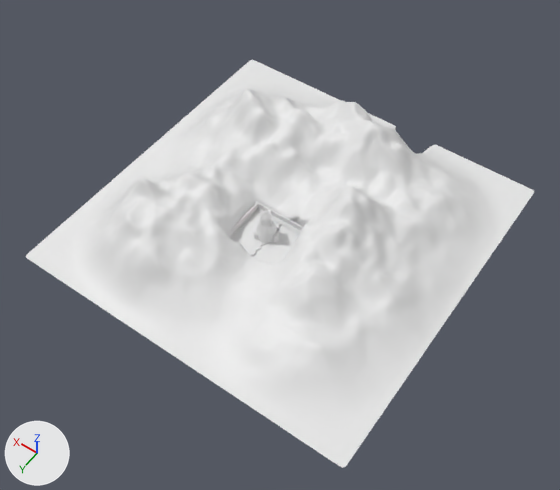
Renders of the Blender file 03-Scenes/mm-mountain_szene.blend from each side of a commit.
Camera for both pictures: a camera (50 mm lens) standing at (-2.41, 3.11, 5.06) and looking at (-0.36, 0.25, 0.55). Lighting does not change. The marker at lower left points along +X, +Y and +Z. Materials are left out; every surface is plain grey.

Script lines for the objects in view, before the commit:
```python
me_landscape = bpy.data.meshes.new('Landscape')
me_landscape.from_pydata(...)  # 4207 vertices, 4059 faces; spans x -1.5..1.5, y -1.5..1.5, z -0.24..0.69
me_landscape.polygons.foreach_set('use_smooth', [True] * 4059)
me_landscape.materials.append(mat_material)
me_plane_003 = bpy.data.meshes.new('Plane.003')
me_plane_003.from_pydata(...)  # 136 vertices, 120 faces; spans x -1.25..0.76, y -1.0..1.0, z 0.0..0.3
me_plane_003.materials.append(mat_material_001)
me_plane_006 = bpy.data.meshes.new('Plane.006')
me_plane_006.from_pydata(...)  # 136 vertices, 120 faces; spans x -1.03..1.0, y -1.0..1.0, z 0.0..0.32
me_plane_006.materials.append(mat_material_001)
ob_gate2 = bpy.data.objects.new('gate2', None)
ob_gate2.location = (-0.091, 0.114, 0.22)
ob_gate2.rotation_euler = (0.0, 0.0, 3.142)  # degrees (0, 0, 180)
ob_gate2.scale = (0.148, 0.148, 0.103)
ob_gate2.show_instancer_for_render = False
ob_gate2.instance_type = 'COLLECTION'
ob_gate2.instance_collection = col_gate2
ob_landscape = bpy.data.objects.new('Landscape', me_landscape)
ob_landscape.location = (-0.103, -0.236, 0.151)
_m = ob_landscape.modifiers.new('Subsurf', 'SUBSURF')
ob_plane_003 = bpy.data.objects.new('Plane.003', me_plane_003)
ob_plane_003.location = (0.901, -0.004, 0.0)
ob_plane_003.rotation_euler = (0.0, 0.0, 3.142)  # degrees (0, 0, 180)
ob_plane_003.scale = (1.0, 1.67, 1.0)
ob_plane_006 = bpy.data.objects.new('Plane.006', me_plane_006)
ob_plane_006.location = (-0.765, 0.0, -0.01)
ob_plane_006.scale = (1.0, 1.67, 1.0)
```
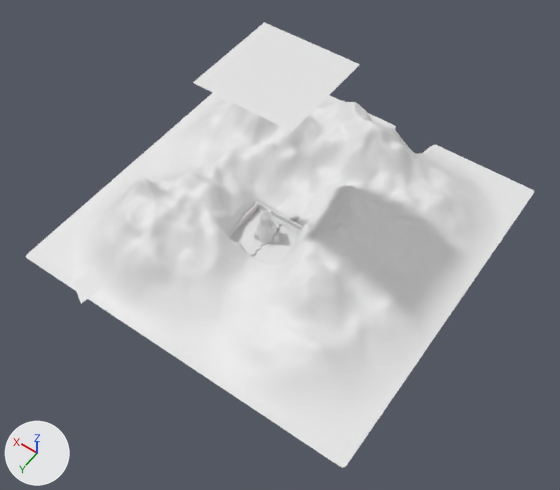
What the commit changed:
me_plane_003 is used by ob_plane_003; location (0.901, -0.004, 0.0); rotation (0.0, 0.0, 3.142), in degrees (0, 0, 180); scale (1.0, 1.67, 1.0).
me_plane_003 had 136 vertices, 120 faces and spanned x -1.25..0.76, y -1.0..1.0, z 0.0..0.3.
me_plane_003 now has 4 vertices, 1 face and spans x -1.0..1.0, y -1.0..1.0, z 0.0.
me_plane_003 part 1: the whole mesh is rebuilt.
Object 'Plane.003' (ob_plane_003) turns from (0, 0, 180) to (0, 0, 0) degrees about x, y and z.
Object 'Plane.003' (ob_plane_003) moves from (0.901, -0.004, 0.0) to (-0.081, -0.119, 1.765).
Object 'Plane.003' (ob_plane_003) is rescaled from (1.0, 1.67, 1.0) to (0.389, 0.389, 0.389).
Object 'Plane.006' (ob_plane_006) moves from (-0.765, 0.0, -0.01) to (0.092, 1.593, 1.225).
Object 'Plane.006' (ob_plane_006) turns from (0, 0, 0) to (-28, 0, -30) degrees about x, y and z.
Object 'Plane.006' (ob_plane_006) is rescaled from (1.0, 1.67, 1.0) to (0.087, 0.087, 0.087).

What differs and where, as boxes (x1, y1, x2, y2) in the pictures (560 x 490 px):
'Plane.003', now drawn: after (193, 22, 360, 132)
'gate2', moved, turned, rescaled: (230, 210, 299, 264) in both
'Plane.006', now drawn: after (73, 266, 103, 304)
part 1 of me_plane_003, cut back: before (252, 225, 299, 264); after (193, 22, 360, 131)
